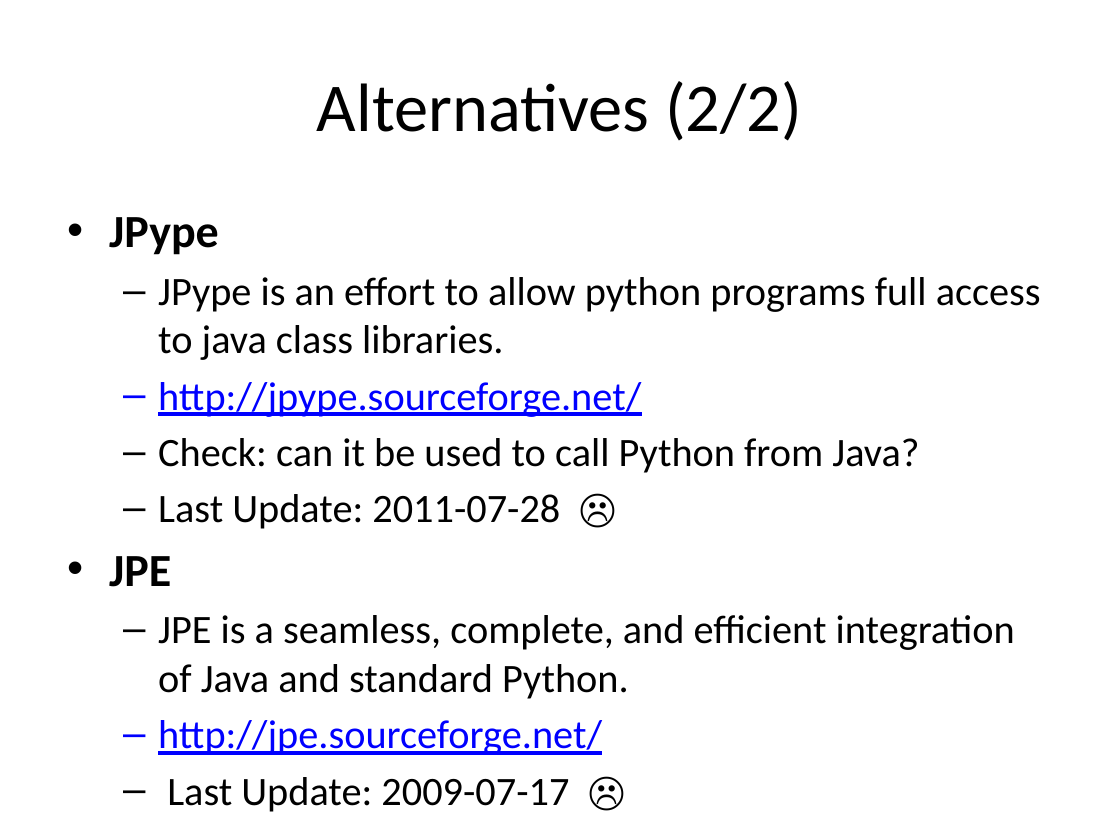
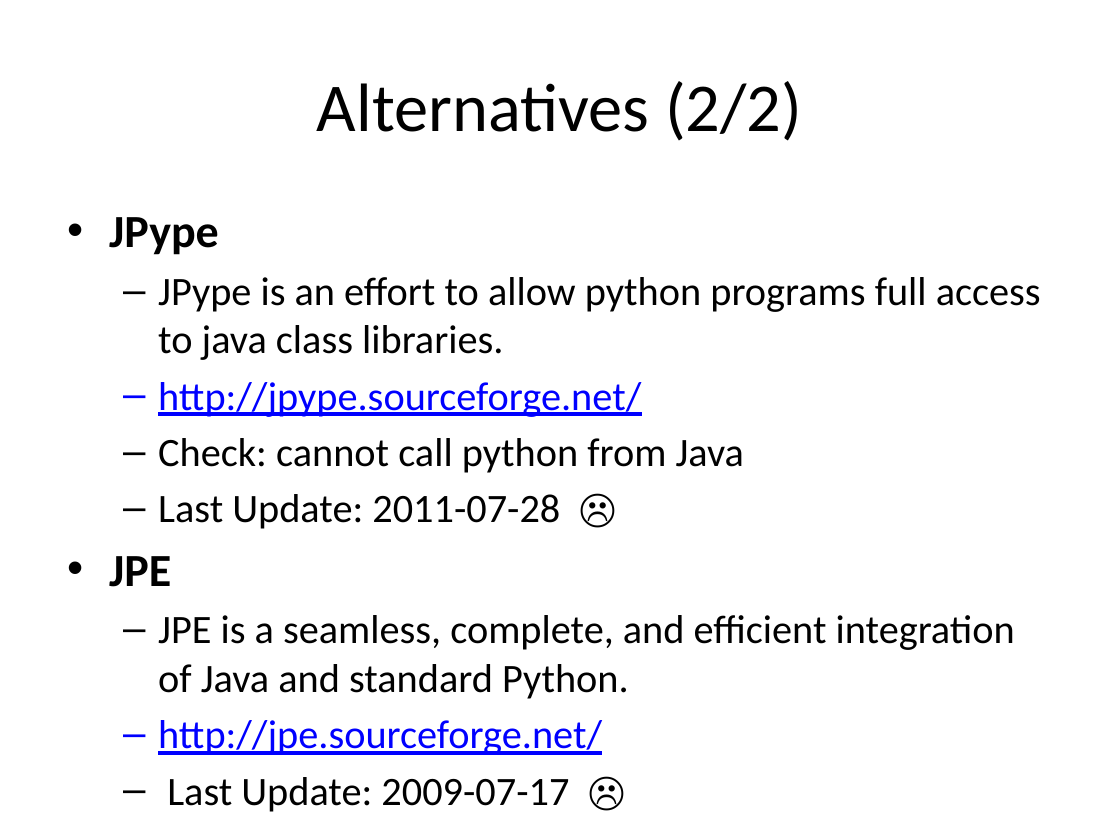
Before and after one commit to bcdev/beam-extapi, a slide deck: slide 22 of docs/beam-extapi.pptx (slide 21 before the commit). Drawn at 1120x840 pixels with LibreOffice and Linux fonts; fonts in the diff are those of the drawing. Boxes give left, top, right and bottom in pixels: in the first picture for what was removed or moved away, otherwise in the second. Text is boxed around its words. In the diff, an @@ line names an element or a change of style, - is before the commit and + after.

```diff
--- a/docs/beam-extapi.pptx
+++ b/docs/beam-extapi.pptx
@@ text at [158,438,744,473]: text changed @@
-  – Check: can it be used to call Python from Java?
+  – Check: cannot call python from Java
```
Also in this commit, not shown: 4 other slides changed, 2 slides added, 1 slide removed.
